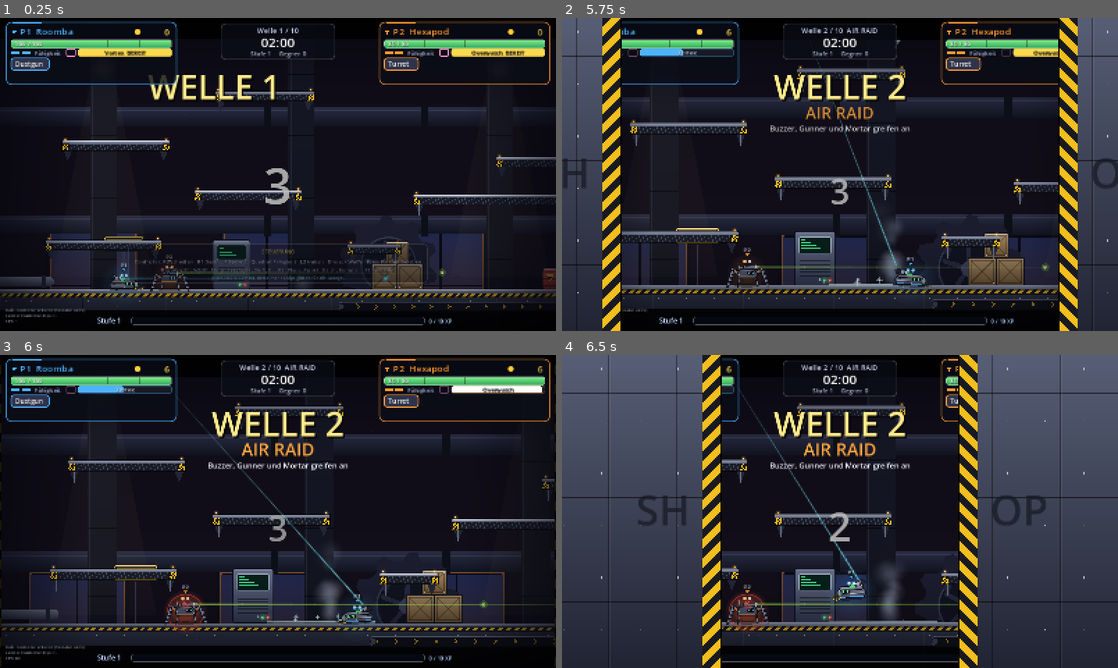
Above: before the commit, frames 1-4 (two rows, left to right).
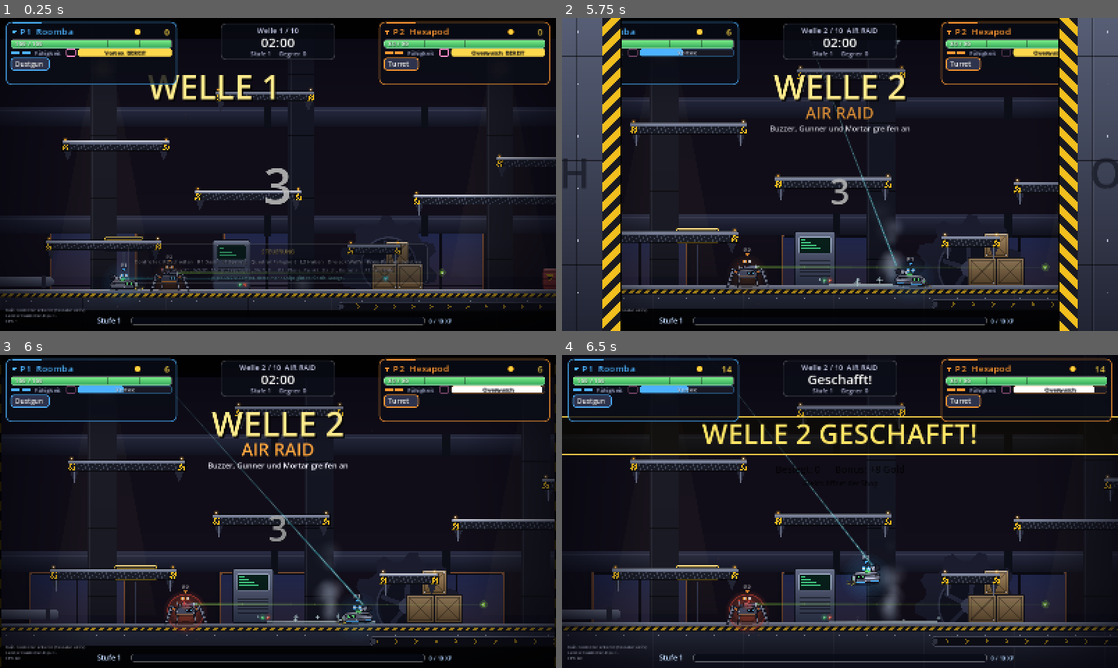
Above: after the commit, the same moments.

Repository: BearsinK/Ares
Game: Godot game, scene res://tests/gate_test.tscn
Same seed, same stepped clock (60 frames per second), same inputs: the game is played once before the commit and once after it. This scene is started directly instead of the project's main scene.
Inputs (mouse positions are in pixels of both pictures, inside the frame that each line leads up to):
- Up to frame 1 (0.25 s): no input
- Up to frame 2 (5.75 s): tap Enter (p1_confirm) at 0.5, 1.35 s; move the mouse to (962, 158) at 0.52 s; hold D (p1_right) 0.53-2.03 s; tap E (p1_ability) at 0.6 s; click (962, 158) at 0.67 s; tap Space (p1_jump) at 0.77, 1.07, 1.52, 1.82, 3.02, 3.32, 3.77, 4.07, 4.52, 4.82 s; move the mouse to (728, 190) at 1.27 s; move the mouse to (895, 105) at 2.02 s; hold A (p1_left) 2.03-2.78 s; tap Shift (p1_dash) at 2.1 s; move the mouse to (812, 237) at 2.77 s; hold D (p1_right) 2.78-4.28 s; tap F (p1_fire) at 2.85 s; click (812, 237) at 2.92 s; move the mouse to (1006, 221) at 3.52 s; tap R (p1_hook) at 3.6 s; move the mouse to (673, 127) at 4.27 s; hold A (p1_left) 4.28-5.03 s; tap G (p1_interact) at 4.35 s; move the mouse to (867, 174) at 5.02 s; hold D (p1_right) from 5.03 s (still down); tap Q (p1_weapon) at 5.1 s; click (867, 174) at 5.17 s
- Up to frame 3 (6 s): move the mouse to (194, 433) at 5.77 s; release D (p1_right) at 5.78 s; hold A (p1_left) from 5.78 s (still down); tap , (p2_ability) at 5.85 s
- Up to frame 4 (6.5 s): keep holding A (p1_left); tap Space (p1_jump) at 6.02, 6.32 s

Frames 1-2 are identical in both runs. In frame 3, 0.3% of the frame differs, in the area x 35-100%, y 79-80%; in frame 4, 53%, in the area x 0-100%, y 0-100%.

Commit message:
Review-Fixes: Tore warten auf Level-Up, Rueckstoss, Dash-Schwung, Raketenziele, Roulette-Ton
- Shop oeffnet erst, wenn kein Level-Up-Menue offen ist (Tore laufen trotzdem zu)
- Hexapod: Rueckstoss fuer Shop-Waffen bleibt, Dash-Schwung unabhaengig vom Schiessen (base_speed)
- Rakete: sucht Ziele mit freier Sicht neu, zuendet am Ende der Flugzeit
- Roulette: Abschlusston spielt wirklich, Rapid streut weniger, Overwatch ohne doppelte Linie
- Vollbild-Erkennung auch fuer Exclusive Fullscreen, Zahlen-Konturen nur fuer die ersten 20
- Gate-Test um Level-Up-Fall erweitert, Ability-Test robuster

Co-Authored-By: Claude Sonnet 5.5 <noreply@anthropic.com>
Claude-Session: https://claude.ai/code/session_01LWfhWxkDekTWkUA5NKCt1X

Diff:
--- a/scripts/autoload/input_setup.gd
+++ b/scripts/autoload/input_setup.gd
@@ -45,7 +45,8 @@
 
 
 func is_fullscreen() -> bool:
-	return DisplayServer.window_get_mode() == DisplayServer.WINDOW_MODE_FULLSCREEN
+	var mode := DisplayServer.window_get_mode()
+	return mode == DisplayServer.WINDOW_MODE_FULLSCREEN or mode == DisplayServer.WINDOW_MODE_EXCLUSIVE_FULLSCREEN
 
 
 ## Vollbild an oder aus (Menue, F11) und merken fuer den naechsten Start. Im in den Godot-Editor
--- a/scripts/data/weapons.gd
+++ b/scripts/data/weapons.gd
@@ -30,7 +30,7 @@
 	},
 	"rapid": {
 		"name": "Rapid", "kind": "projectile", "color": Color(1.0, 0.9, 0.4),
-		"fire_rate": 14.0, "damage": 4.0, "pellets": 1, "spread": 0.04, "spread_heat": 0.3,
+		"fire_rate": 14.0, "damage": 4.0, "pellets": 1, "spread": 0.04, "spread_heat": 0.1,
 		"speed": 1100.0, "lifetime": 0.8, "pierce": 0, "size": 3.0, "push": 0.2,
 		"recoil": 25.0, "shake": 0.6, "sound": "shoot_rapid", "barrel": 16.0,
 	},
--- a/scripts/game/ability.gd
+++ b/scripts/game/ability.gd
@@ -207,9 +207,6 @@
 			Art.glow(c, focus_local, 60.0, Color(0.4, 1.0, 0.9))
 			Art.glow(c, Vector2.ZERO, radius + 30.0, Color(0.4, 1.0, 0.9))
 		"overwatch":
-			var pulse := 0.5 + 0.5 * sin(t * 10.0)
-			var from: Vector2 = player._muzzle_offset()
-			c.draw_line(from, from + player.aim_dir * 1100.0, Color(player.laser_color(), (0.25 + 0.15 * pulse) * fade), 2.5, true)
 			c.draw_arc(Vector2.ZERO, radius + 12.0, 0.0, TAU, 32, Color(1.0, 0.3, 0.25, 0.55 * fade), 2.5, true)
 			Art.glow(c, Vector2.ZERO, radius + 20.0, Color(1.0, 0.3, 0.25))
 		"roll":
--- a/scripts/game/fx.gd
+++ b/scripts/game/fx.gd
@@ -124,6 +124,7 @@
 
 
 func _draw() -> void:
+	var outlined := 0
 	for item in _items:
 		var fade: float = item.t / item.max
 		var color: Color = item.color
@@ -135,8 +136,10 @@
 				color.a = fade
 				var font := ThemeDB.fallback_font
 				var at: Vector2 = item.pos + Vector2(-300.0, 0.0)
-				# Dunkle Kontur, damit Zahlen und Texte auf jedem Hintergrund lesbar bleiben.
-				draw_string_outline(font, at, item.text, HORIZONTAL_ALIGNMENT_CENTER, 600.0, item.size, 6, Color(0.03, 0.03, 0.07, 0.85 * fade))
+				# Dunkle Kontur, damit Zahlen und Texte auf jedem Hintergrund lesbar bleiben (nur fuer die ersten, spart Zeit bei Dauerfeuer).
+				if outlined < 20 or item.size >= 20:
+					outlined += 1
+					draw_string_outline(font, at, item.text, HORIZONTAL_ALIGNMENT_CENTER, 600.0, item.size, 6, Color(0.03, 0.03, 0.07, 0.85 * fade))
 				draw_string(font, at, item.text, HORIZONTAL_ALIGNMENT_CENTER, 600.0, item.size, color)
 			"gib":
 				var alpha := clampf(fade * 3.0, 0.0, 1.0)
--- a/scripts/game/levelup_menu.gd
+++ b/scripts/game/levelup_menu.gd
@@ -27,6 +27,7 @@
 var _roulette_order: Array[int] = []
 var _roulette_times: Array[float] = []
 var _roulette_shown := -1
+var _roulette_done := false
 var _roulette_winner := -1
 var _roulette_end := 0.0
 const ROULETTE_HOLD := 1.5
@@ -103,6 +104,7 @@
 	_roulette_end = t
 	_roulette_t = 0.0
 	_roulette_shown = -1
+	_roulette_done = false
 	_roulette = true
 
 
@@ -115,8 +117,9 @@
 	if shown != _roulette_shown:
 		_roulette_shown = shown
 		Sfx.play("switch")
-		if _roulette_t >= _roulette_end:
-			Sfx.play("levelup")
+	if not _roulette_done and _roulette_t >= _roulette_end:
+		_roulette_done = true
+		Sfx.play("levelup")
 	if _roulette_t >= _roulette_end + ROULETTE_HOLD:
 		_finish(perk_ids[_roulette_winner])
 
--- a/scripts/game/main.gd
+++ b/scripts/game/main.gd
@@ -143,7 +143,6 @@
 	levelup_menu.chosen.connect(_on_perk_chosen)
 	add_child(levelup_menu)
 	gates = GateOverlay.new()
-	gates.closed.connect(_on_gates_closed)
 	add_child(gates)
 	add_child(Vignette.new())
 	hud = Hud.new()
@@ -265,8 +264,12 @@
 			_clear_time -= delta
 			if _clear_time <= 0.0 and not game_over and not levelup_menu.is_open:
 				if intro_enabled and not (wave >= max_waves and not boss_enabled):
-					# Erst schliessen sich die Metalltore, dann oeffnet sich der Shop dahinter.
-					gates.close()
+					# Erst schliessen sich die Metalltore (laeuft weiter, auch wenn ein Level-Up dazwischenkommt),
+					# dann oeffnet sich der Shop dahinter.
+					if gates.is_closed:
+						_open_shop()
+					else:
+						gates.close()
 				else:
 					_open_shop()
 
@@ -304,11 +307,6 @@
 			player.revive(0.5)
 		else:
 			player.hp = minf(player.max_health(), player.hp + player.max_health() * 0.3)
-
-
-func _on_gates_closed() -> void:
-	if phase == Phase.CLEARING and not game_over:
-		_open_shop()
 
 
 func _open_shop() -> void:
--- a/scripts/game/player.gd
+++ b/scripts/game/player.gd
@@ -182,19 +182,25 @@
 
 
 func move_speed() -> float:
-	var rolling := 1.7 if ability != null and ability.is_active("roll") else 1.0
-	var slowed := 0.6 if slow_time > 0.0 else 1.0
+	var slowed := 1.0
 	# Dauerstrahl haelt den Schuetzen fest (langsamer, solange er feuert).
 	if _channel > 0.05:
 		slowed *= float(Weapons.get_weapon(current_weapon_id()).get("slow", 1.0))
-	return float(stats.speed) * (1.0 + float(mods.speed)) * rolling * slowed * fire_move_factor()
+	return base_speed() * slowed * fire_move_factor()
+
+
+## Tempo ohne die Bremse durchs Schiessen (Dash-Schwung, Walze, Eis).
+func base_speed() -> float:
+	var rolling := 1.7 if ability != null and ability.is_active("roll") else 1.0
+	var slowed := 0.6 if slow_time > 0.0 else 1.0
+	return float(stats.speed) * (1.0 + float(mods.speed)) * rolling * slowed
 
 
 ## Hexapod: beim Schiessen mit der Klassenwaffe nur halbes Tempo (am Boden, an der Wand, an der Decke).
 ## Overwatch hebt das auf. Weich ueber die Stellung eingeblendet.
 func fire_move_factor() -> float:
 	var fire_slow := float(stats.get("fire_slow", 1.0))
-	if fire_slow >= 1.0 or ability.is_active("overwatch"):
+	if fire_slow >= 1.0 or (ability != null and ability.is_active("overwatch")):
 		return 1.0
 	return 1.0 - (1.0 - fire_slow) * clampf(_deploy_amount, 0.0, 1.0)
 
@@ -852,7 +858,7 @@
 		_spawn_ghost()
 	if _dash_time_left <= 0.0:
 		# Momentum: nach dem Dash bleibt etwas Schwung erhalten.
-		velocity = _dash_dir * move_speed() * DASH_END_MOMENTUM
+		velocity = _dash_dir * base_speed() * DASH_END_MOMENTUM
 		velocity.y = minf(velocity.y, 0.0)
 
 
@@ -960,7 +966,7 @@
 	var origin := _fire_origin(float(weapon.barrel))
 	# Rueckstoss: am Boden schwaecher, in der Luft staerker. Drohnenschuesse stossen den Koerper nicht.
 	var kick := float(weapon.recoil) * (0.35 if is_on_floor() else 1.0)
-	if float(stats.get("fire_slow", 1.0)) >= 1.0 and escorts.is_empty():
+	if not (float(stats.get("fire_slow", 1.0)) < 1.0 and weapon_id == stats.weapons[0]) and escorts.is_empty():
 		velocity -= aim_dir * kick
 	_fire_flash = 1.0
 	_recoil = 1.0 if escorts.is_empty() else 0.0
--- a/scripts/game/projectile.gd
+++ b/scripts/game/projectile.gd
@@ -32,6 +32,7 @@
 var _velocity := Vector2.ZERO
 var _trail_timer := 0.0
 var _target: Node2D = null
+var _retarget_timer := 0.0
 var _age := 0.0
 
 
@@ -63,6 +64,9 @@
 			Fx.instance.spark(global_position, Color(1.0, 1.0, 1.0), 1, 90.0)
 	lifetime -= delta
 	if lifetime <= 0.0:
+		if homing > 0.0 and not is_queued_for_deletion():
+			# Eine Rakete, die ihr Ziel verfehlt, zuendet am Ende ihrer Flugzeit.
+			hit.emit(self, global_position, null)
 		queue_free()
 
 
@@ -73,16 +77,13 @@
 		_velocity = _velocity.normalized() * now
 	if _age < 0.12:
 		return
-	if _target == null or not is_instance_valid(_target) or _target.is_queued_for_deletion():
-		_target = null
-		var best := 1100.0
-		for enemy in get_tree().get_nodes_in_group("enemies"):
-			var offset: Vector2 = enemy.global_position - global_position
-			var distance := offset.length()
-			# Nur Gegner einigermassen in Flugrichtung, sonst dreht die Rakete Kreise.
-			if distance < best and offset.normalized().dot(_velocity.normalized()) > -0.15:
-				best = distance
-				_target = enemy
+	_retarget_timer -= delta
+	var lost := _target == null or not is_instance_valid(_target) or _target.is_queued_for_deletion()
+	if lost or _retarget_timer <= 0.0:
+		_retarget_timer = 0.2
+		# Verlorenes Ziel oder keine freie Sicht mehr: naechsten sichtbaren Gegner vor der Rakete suchen.
+		if lost or not _has_line_of_sight(_target):
+			_target = _find_target()
 	if _target != null:
 		var wanted := (_target.global_position - global_position).angle()
 		var diff := angle_difference(_velocity.angle(), wanted)
@@ -93,6 +94,26 @@
 	if _trail_timer <= 0.0 and Fx.instance:
 		_trail_timer = 0.025
 		Fx.instance.spark(global_position - direction * 10.0, Color(1.0, 0.7, 0.3, 0.8), 1, 70.0)
+
+
+## Naechster Gegner einigermassen in Flugrichtung (sonst dreht die Rakete Kreise), ohne Wand dazwischen.
+func _find_target() -> Node2D:
+	var best := 1100.0
+	var result: Node2D = null
+	for enemy in get_tree().get_nodes_in_group("enemies"):
+		var offset: Vector2 = enemy.global_position - global_position
+		var distance := offset.length()
+		if distance < best and offset.normalized().dot(_velocity.normalized()) > -0.15 and _has_line_of_sight(enemy):
+			best = distance
+			result = enemy
+	return result
+
+
+func _has_line_of_sight(target: Node2D) -> bool:
+	if target == null or not is_instance_valid(target):
+		return false
+	var query := PhysicsRayQueryParameters2D.create(global_position, target.global_position, 1)
+	return get_world_2d().direct_space_state.intersect_ray(query).is_empty()
 
 
 func _draw() -> void:
--- a/tests/ability_test.gd
+++ b/tests/ability_test.gd
@@ -86,7 +86,7 @@
 	_check(start_gap - gap > 200.0, "Sog zieht den Gegner heran (%d -> %d)" % [start_gap, gap])
 	_check(gap > 120.0, "Der Gegner kommt nicht in sein Gesicht (%d)" % gap)
 	_check(walker.stunned_time > 0.0, "Der Gegner im Wirbel ist betaeubt")
-	_check(coin.force_pull, "Sog zieht Beute heran")
+	_check(not is_instance_valid(coin) or coin.force_pull, "Sog zieht Beute heran")
 	_check(not p1.ability.try_use(), "Abklingzeit sperrt erneutes Ausloesen")
 	await _frames(60)
 	_check(not is_instance_valid(walker) or walker.hp < walker.max_hp, "Wirbel und Druckwelle treffen den Gegner")
--- a/tests/gate_test.gd
+++ b/tests/gate_test.gd
@@ -45,6 +45,7 @@
 	_check(gates.visible and not gates.is_closed and not main.shop_menu.is_open, "Tore fahren zu, Shop noch zu")
 	await _until(func() -> bool: return gates.is_closed)
 	_check(gates.is_closed and gates.amount >= 1.0, "Tore sind zu")
+	await _until(func() -> bool: return main.shop_menu.is_open)
 	_check(main.shop_menu.is_open and main.phase == main.Phase.SHOP, "Shop oeffnet sich hinter den Toren")
 
 	var wave_before: int = main.wave
@@ -53,6 +54,20 @@
 	_check(main.wave == wave_before + 1 and main.phase == main.Phase.WAVE, "Naechste Welle laeuft")
 	await _until(func() -> bool: return not gates.visible)
 	_check(not gates.visible and gates.amount <= 0.0, "Tore sind danach weg")
+
+	# Level-Up waehrend die Tore zufahren: Der Shop wartet, bis das Menue zu ist.
+	main.wave_intro = 0.0
+	main._end_wave()
+	await _until(func() -> bool: return gates.visible and not gates.is_closed)
+	main.levelup_menu.open(main.players, Perks.random_ids(3), 2)
+	await _until(func() -> bool: return gates.is_closed)
+	await _wait(0.4)
+	_check(gates.is_closed and not main.shop_menu.is_open, "Mit offenem Level-Up-Menue bleibt der Shop zu")
+	main.levelup_menu._finish(main.levelup_menu.perk_ids[0])
+	await _until(func() -> bool: return main.shop_menu.is_open)
+	_check(main.shop_menu.is_open and main.phase == main.Phase.SHOP, "Nach dem Level-Up oeffnet sich der Shop")
+	main.shop_menu._finish()
+	await _until(func() -> bool: return not gates.visible)
 
 	# Game Over waehrend die Tore zu sind: Tore werden sofort weggeraeumt.
 	gates.close()
